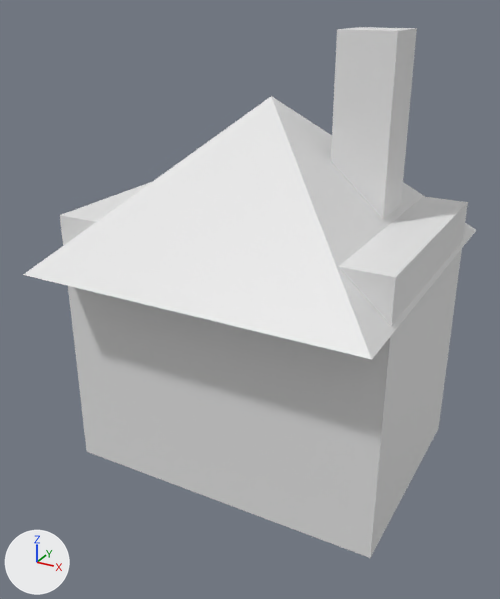
Renders of the glTF model src/LittleAges.Web/public/assets/diorama/workshop.glb from each side of a commit.
Both versions are drawn from a 50 mm lens placed at (1.24, -2.42, 1.83), pointed at (0.01, -0.18, 0.71). Lighting does not change. The marker at lower left points along +X, +Y and +Z. The first picture is the older version. Vertices at exactly the same position are counted once.

Names of what the first picture shows: 'WorkshopChimney'.
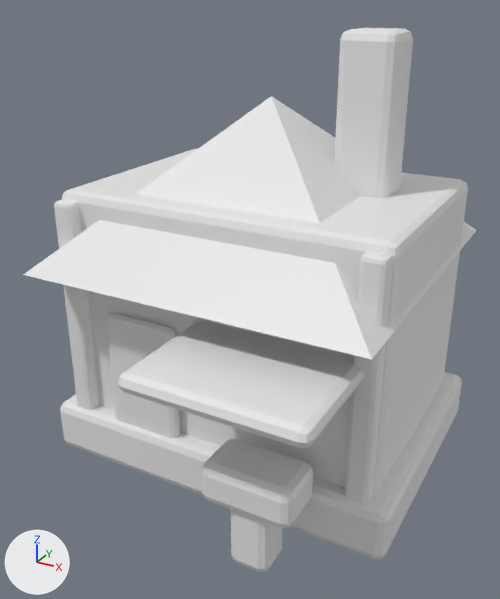
The change, as a diff of the scene's bpy script:
```diff
--- a/src/LittleAges.Web/public/assets/diorama/workshop.glb.py
+++ b/src/LittleAges.Web/public/assets/diorama/workshop.glb.py
@@ me_cube_005 @@
 # used by ob_workshopchimney; location = (0.0, 0.0, 0.82); scale = (0.9, 0.9, 0.9)
-me_cube_005.from_pydata(...)  # 21 vertices, 30 faces; spans x -0.77..0.77, y -0.77..0.77, z -1.0..1.0
+me_cube_005.from_pydata(...)  # 485 vertices, 930 faces; spans x -0.82..0.82, y -0.91..0.91, z -1.0..1.0
+# me_cube_005 part 1: the loose piece of 5 vertices spanning x -0.77..0.77, y -0.77..0.77, z 0.04..0.73 is moved by (0.0, 0.15, 0.01)
+# me_cube_005 part 2: the loose piece of 8 vertices spanning x 0.28..0.52, y 0.01..0.26, z 0.16..1.0 is rebuilt with 56 vertices and now spans x 0.27..0.52, y 0.16..0.4, z 0.16..1.0
+# me_cube_005 part 3: the loose piece of 8 vertices spanning x -0.76..0.76, y -0.53..0.53, z -1.0..0.24 is rebuilt with 56 vertices and now spans x -0.75..0.75, y -0.38..0.67, z -0.87..0.36
+# me_cube_005 part 4: a new loose piece of 56 vertices spanning x 0.13..0.53, y -0.7..-0.46, z -0.7..-0.53, in mat_charcoal (white #e7e7e7)
+# me_cube_005 part 5: a new loose piece of 56 vertices spanning x 0.24..0.42, y -0.67..-0.49, z -1.0..-0.56, in mat_charcoal (white #e7e7e7)
+# me_cube_005 part 6: a new loose piece of 56 vertices spanning x -0.82..0.82, y -0.47..0.76, z -0.91..-0.67, in mat_charcoal (white #e7e7e7)
+# me_cube_005 part 7: a new loose piece of 56 vertices spanning x -0.73..-0.63, y -0.44..-0.35, z -0.77..0.33, in mat_charcoal (white #e7e7e7)
+# me_cube_005 part 8: a new loose piece of 56 vertices spanning x 0.63..0.73, y -0.44..-0.35, z -0.77..0.33, in mat_charcoal (white #e7e7e7)
+# me_cube_005 part 9: a new loose piece of 44 vertices spanning x -0.07..0.68, y -0.91..-0.29, z -0.16..-0.08, in mat_charcoal (white #e7e7e7)
+# me_cube_005 part 10: a new loose piece of 44 vertices spanning x -0.51..-0.15, y -0.44..-0.38, z -0.76..-0.14, in mat_charcoal (white #e7e7e7)
 me_cube_005.materials.append(mat_charcoal)
@@ ob_workshopchimney @@
 ob_workshopchimney = bpy.data.objects.new('WorkshopChimney', me_cube_005)
-ob_workshopchimney.location = (0.0, 0.0, 0.82)
-ob_workshopchimney.scale = (0.9, 0.9, 0.9)
+ob_workshopchimney.location = (0.0, -0.134, 0.81)
+ob_workshopchimney.scale = (0.91, 0.91, 0.91)
```

Changed parts and their boxes (x1, y1, x2, y2) in the pictures (500 x 599 px; the box of a moved part takes in the faces that stretch with it):
'WorkshopChimney', reshaped, moved, rescaled
    before: (23, 27, 476, 558)
    after: (23, 28, 476, 572)
part 1 of me_cube_005, moved or reshaped
    both: (23, 96, 476, 359)
part 2 of me_cube_005, rebuilt
    before: (331, 27, 417, 219)
    after: (334, 28, 413, 198)
part 3 of me_cube_005, rebuilt (8% shorter)
    before: (60, 182, 468, 558)
    after: (62, 149, 468, 495)
part 4 of me_cube_005, added
    after: (201, 439, 313, 528)
part 5 of me_cube_005, added
    after: (231, 509, 282, 572)
part 6 of me_cube_005, added
    after: (60, 372, 462, 559)
part 7 of me_cube_005, added
    after: (54, 199, 99, 410)
part 8 of me_cube_005, added
    after: (345, 251, 393, 503)
part 9 of me_cube_005, added
    after: (118, 320, 364, 448)
part 10 of me_cube_005, added
    after: (106, 314, 180, 438)
